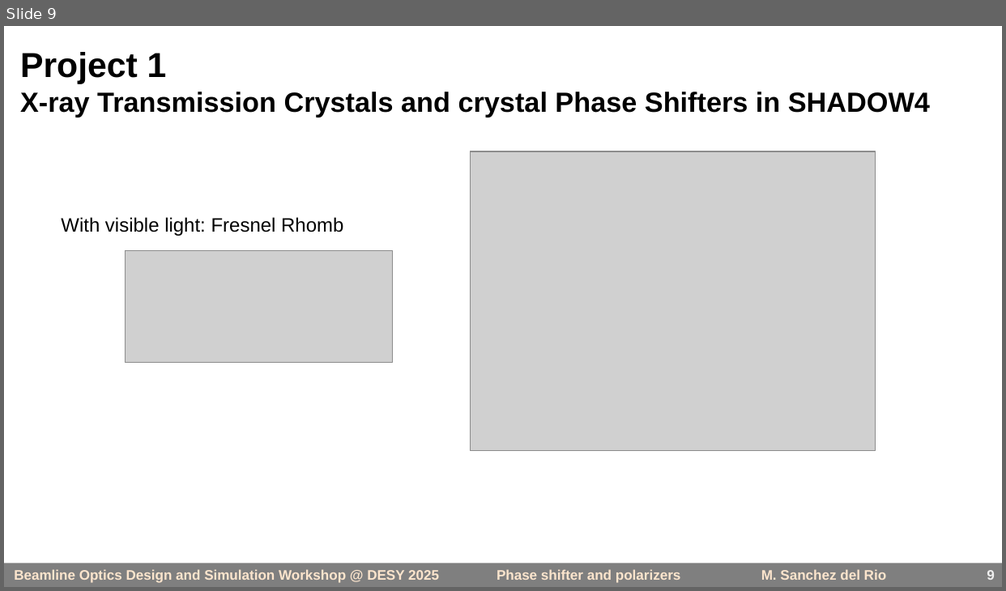
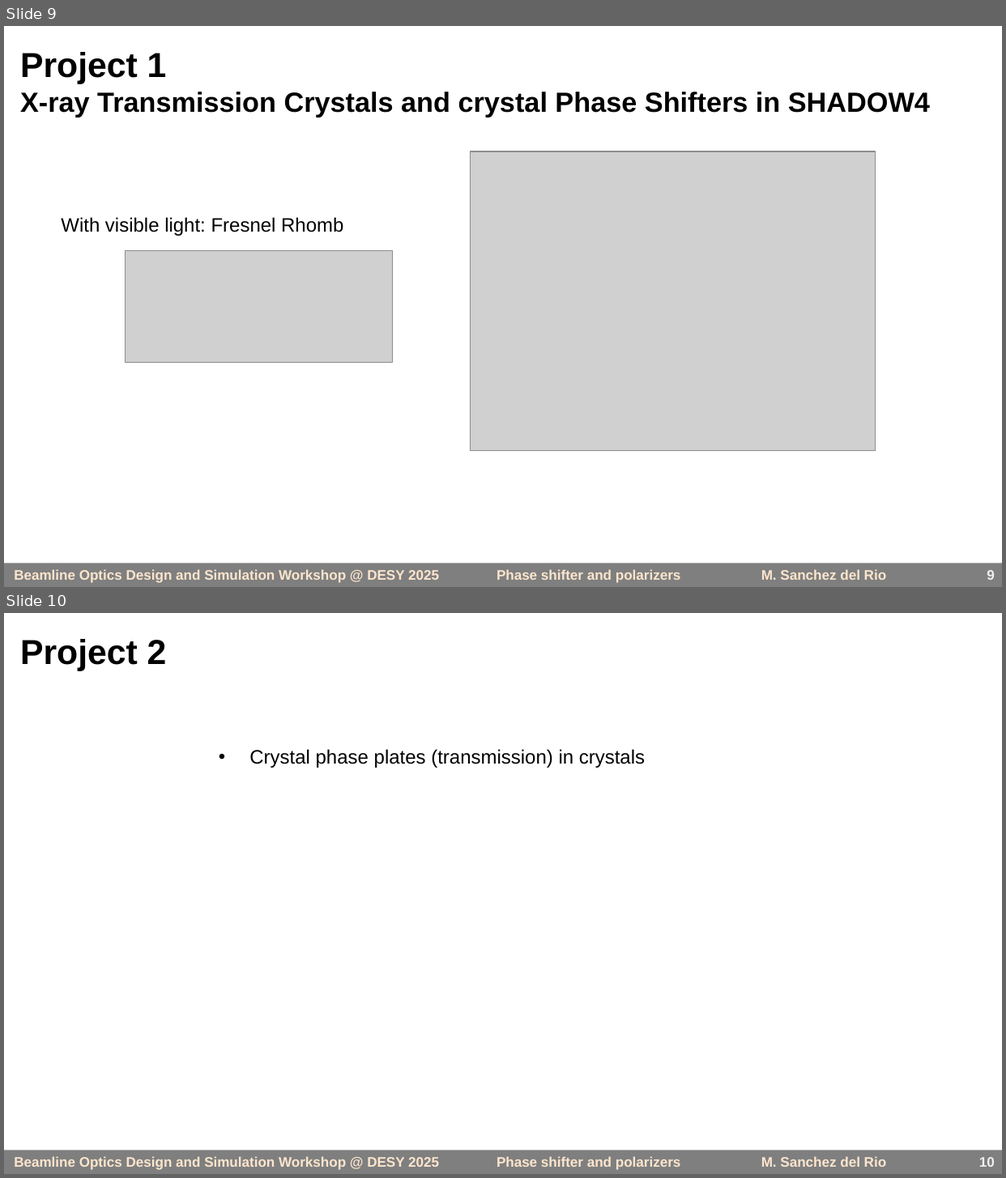
Before and after one commit to barc4/oasys_school_desy, a slide deck: srio/phase_shifters_and_polarizers_20min.pptx. Shown one above the other, each under a label of ours: slide 9 before the commit, slides 9 and 10 after it. The pictures are 1006x591 and 1006x1178 pixels, drawn with LibreOffice and Linux fonts; fonts in the diff are those of the drawing; grey boxes stand for pictures. Boxes give left, top, right and bottom in pixels: in the first picture for what was removed or moved away, otherwise in the second. Text is boxed around its words. In the diff, an @@ line names an element or a change of style, - is before the commit and + after.

```diff
--- a/srio/phase_shifters_and_polarizers_20min.pptx
+++ b/srio/phase_shifters_and_polarizers_20min.pptx
@@ slide 10 added at [4,613,1002,1174], background #FFFFFF; not listed: 1 template element that a slide beside it also shows @@
@@ title added at [20,639,167,671], 25 pt, text #000000, bold @@
+Project 2
@@ text added at [249,749,645,768], 14 pt, text #000000 @@
+• Crystal phase plates (transmission) in crystals
@@ page number added at [979,1157,995,1167], 10 pt, text #EFEFEF, bold @@
+10
```
Also in this commit, not shown: 2 slides changed, 2 other files.
